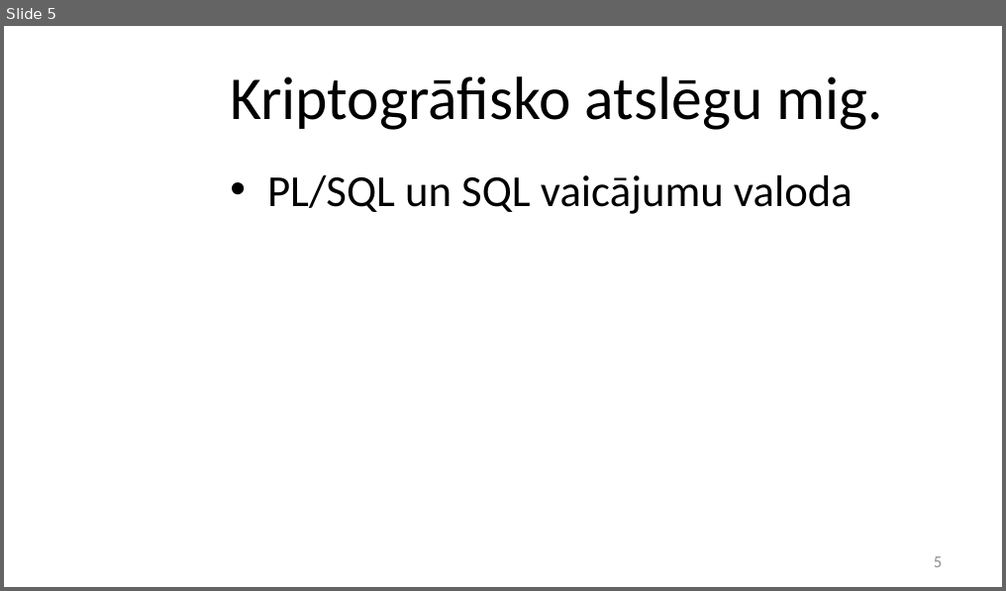
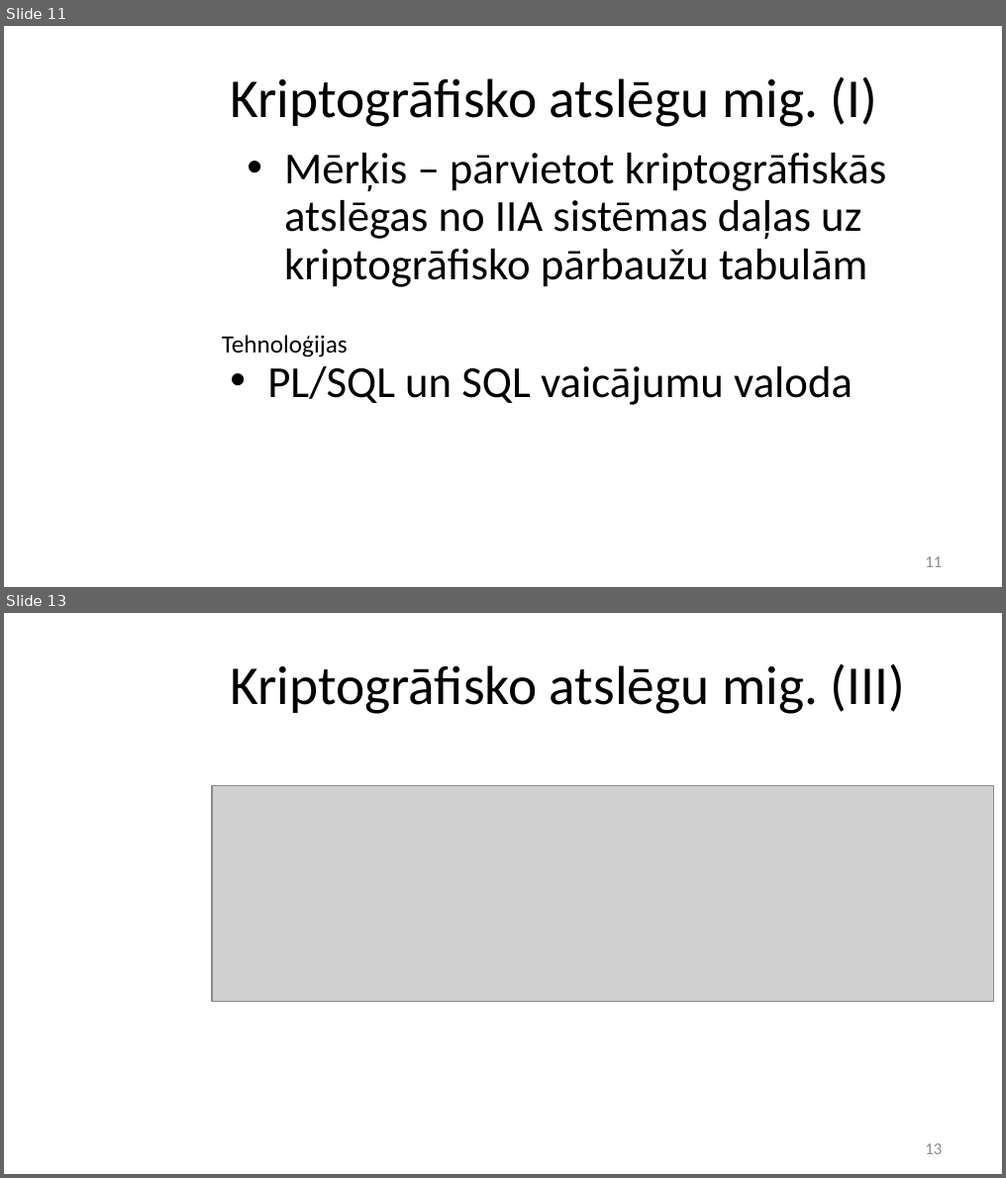
Before and after one commit to stabone/lore-parit, a slide deck: prezentacija.pptx. Shown one above the other, each under a label of ours: slide 5 before the commit, slides 11 and 13 after it; the slides between them are not shown. The pictures are 1006x591 and 1006x1178 pixels, drawn with LibreOffice and Linux fonts; fonts in the diff are those of the drawing; grey boxes stand for pictures; background and template pictures are left out. Boxes give left, top, right and bottom in pixels: in the first picture for what was removed or moved away, otherwise in the second. Text is boxed around its words. In the diff, an @@ line names an element or a change of style, - is before the commit and + after.

```diff
--- a/prezentacija.pptx
+++ b/prezentacija.pptx
@@ slide 13 added at (x1=4, y1=613, x2=1002, y2=1174), background picture (left out) @@
@@ title added at (x1=230, y1=663, x2=905, y2=714), 39.6 pt, text #000000 @@
+Kriptogrāfisko atslēgu mig. (III)
@@ picture added at (x1=212, y1=785, x2=993, y2=1002) @@
@@ page number added at (x1=925, y1=1144, x2=942, y2=1155), 12 pt, text #8C8C8C @@
+13
@@ what was slide 5 is now slide 11 @@
@@ slide 11 changed as well @@
@@ title at (x1=230, y1=76, x2=878, y2=127): text changed; size 44 to 39.6 pt @@
-Kriptogrāfisko atslēgu mig.
+Kriptogrāfisko atslēgu mig. (I)
@@ text added at (x1=284, y1=153, x2=887, y2=287), 32 pt, text #000000 @@
+• Mērķis – pārvietot kriptogrāfiskās atslēgas no IIA sistēmas daļas uz kriptogrāfisko pārbaužu tabulām
@@ text "PL/SQL un SQL vaicājumu valoda" moved from (x1=267, y1=175, x2=852, y2=214) to (x1=267, y1=367, x2=852, y2=405) @@
@@ text added at (x1=222, y1=335, x2=348, y2=358), 18 pt, text #000000 @@
+Tehnoloģijas
@@ page number at (x1=925, y1=557, x2=942, y2=568): text changed @@
-5
+11
```
Also in this commit, not shown: 8 other slides changed, 14 other slides added.
